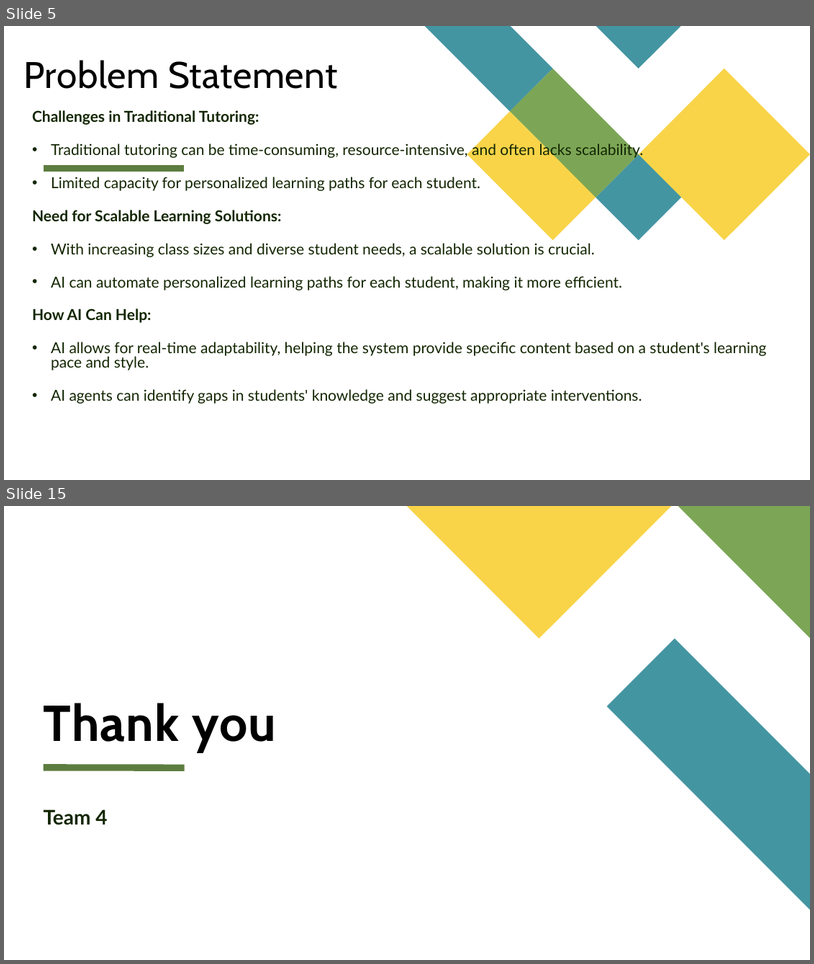
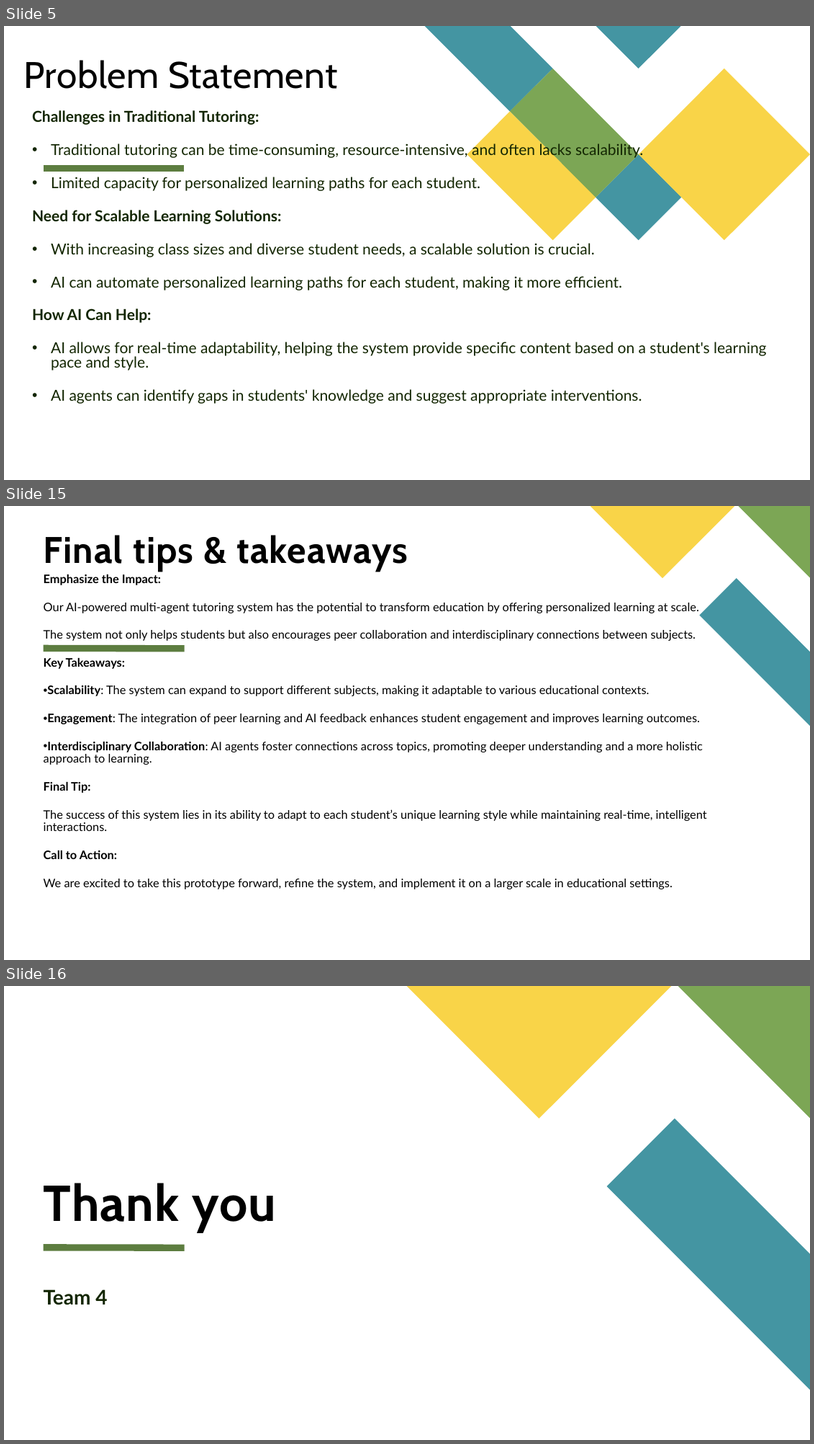
Before and after one commit to MeghaN28/AI-Tutor, a slide deck: Seattle Data AI Security Hackathon.pptx. Shown one above the other, each under a label of ours: slides 5 and 15 before the commit, slides 5, 15 and 16 after it; the slides between them are not shown. The pictures are 814x964 and 814x1444 pixels, drawn with LibreOffice and Linux fonts; fonts in the diff are those of the drawing. Boxes give left, top, right and bottom in pixels: in the first picture for what was removed or moved away, otherwise in the second. Text is boxed around its words. In the diff, an @@ line names an element or a change of style, - is before the commit and + after.

```diff
--- a/Seattle Data AI Security Hackathon.pptx
+++ b/Seattle Data AI Security Hackathon.pptx
@@ slide 15 added at [4, 506, 810, 960], background #FFFFFF; not listed: 1 template element that a slide beside it also shows @@
@@ freeform shape added at [591, 506, 736, 578], fill #F9D448 @@
@@ freeform shape added at [739, 506, 810, 578], fill #7CA655 @@
@@ title added at [44, 535, 408, 571], 44 pt, text #000000, bold @@
+Final tips & takeaways
@@ text added at [44, 574, 707, 889], 14 pt, text #000000 @@
+Emphasize the Impact:
+Our AI-powered multi-agent tutoring system has the potential to transform education by offering personalized learning at scale.
+The system not only helps students but also encourages peer collaboration and interdisciplinary connections between subjects.
+Key Takeaways:
+• Scalability: The system can expand to support different subjects, making it adaptable to various educational contexts.
+• Engagement: The integration of peer learning and AI feedback enhances student engagement and improves learning outcomes.
+• Interdisciplinary Collaboration: AI agents foster connections across topics, promoting deeper understanding and a more holistic approach to learning.
+Final Tip:
+The success of this system lies in its ability to adapt to each student’s unique learning style while maintaining real-time, intelligent interactions.
+Call to Action:
+We are excited to take this prototype forward, refine the system, and implement it on a larger scale in educational settings.
@@ freeform shape added at [700, 578, 810, 726], fill #4495A2 @@
@@ what was slide 15 is now slide 16 @@
```
Also in this commit, not shown: 8 slides changed, 1 other slide added, 1 slide removed.
